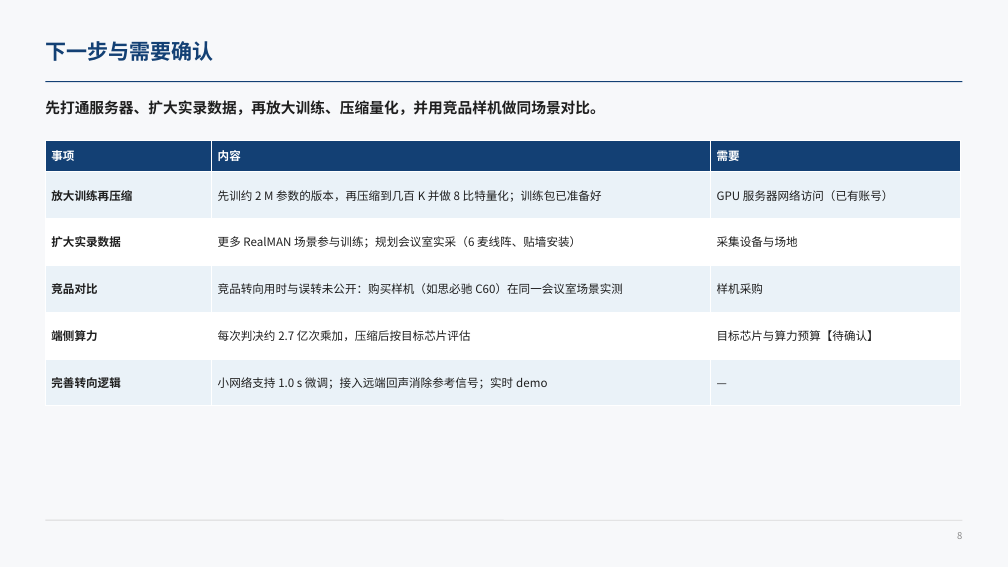
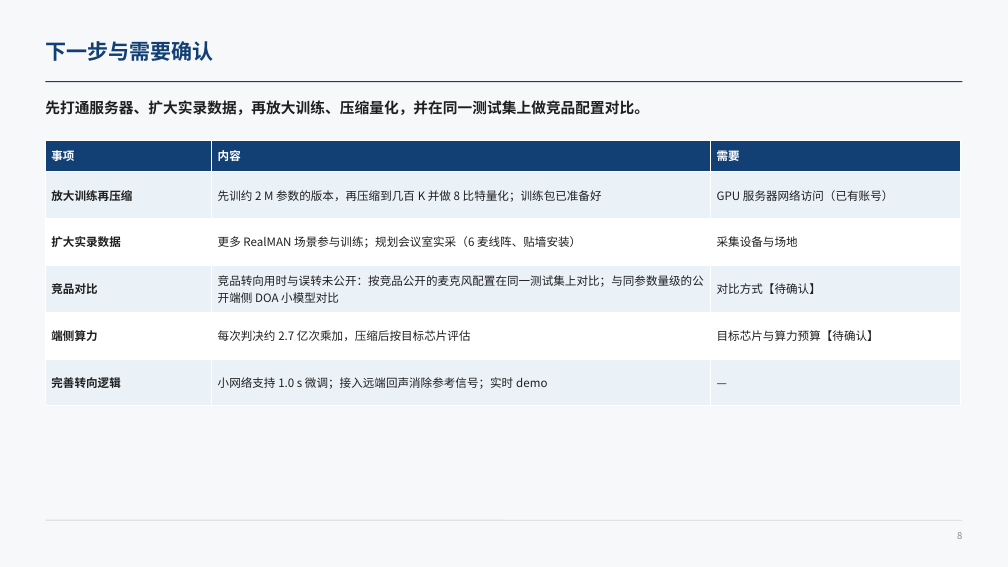
Before and after one commit to ZeroFoxxi/ssl-scene1, a slide deck: slide 8 of 01_场景一_摄像头声源定位/方案选型/场景一阶段汇报_会议室声源定位.pptx. Drawn at 1008x567 pixels with LibreOffice and Linux fonts; fonts in the diff are those of the drawing. Boxes give left, top, right and bottom in pixels: in the first picture for what was removed or moved away, otherwise in the second. Text is boxed around its words. In the diff, an @@ line names an element or a change of style, - is before the commit and + after.

```diff
--- a/01_场景一_摄像头声源定位/方案选型/场景一阶段汇报_会议室声源定位.pptx
+++ b/01_场景一_摄像头声源定位/方案选型/场景一阶段汇报_会议室声源定位.pptx
@@ text at (45,100,649,115): text changed @@
-先打通服务器、扩大实录数据，再放大训练、压缩量化，并用竞品样机做同场景对比。
+先打通服务器、扩大实录数据，再放大训练、压缩量化，并在同一测试集上做竞品配置对比。
@@ table at (45,140,960,395) @@
-row 4, column 2: 竞品转向用时与误转未公开：购买样机（如思必驰 C60）在同一会议室场景实测
+row 4, column 2: 竞品转向用时与误转未公开：按竞品公开的麦克风配置在同一测试集上对比；与同参数量级的公开端侧 DOA 小模型对比
-row 4, column 3: 样机采购
+row 4, column 3: 对比方式【待确认】
```
Also in this commit, not shown: 1 other slide changed, 3 other files.
